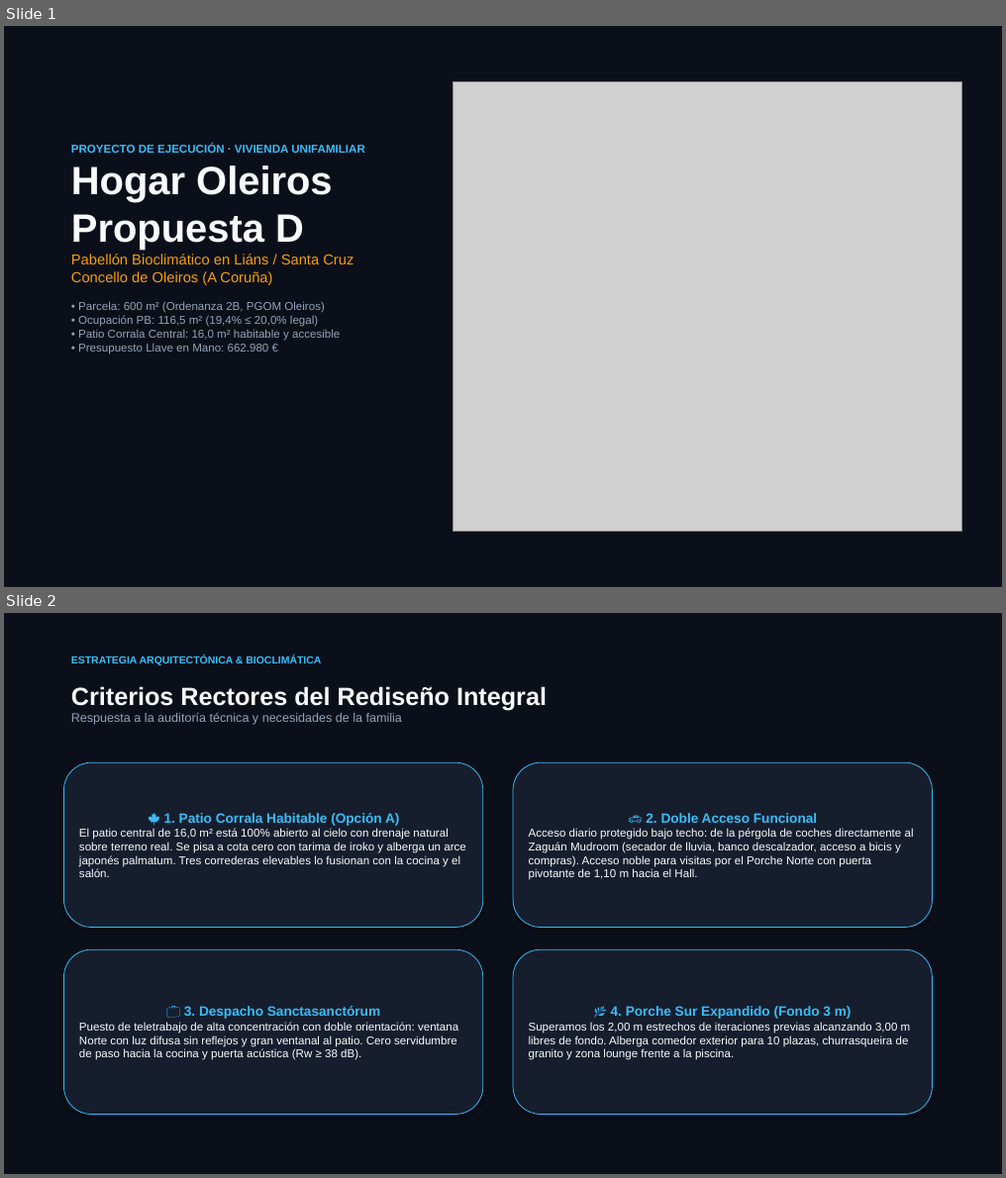
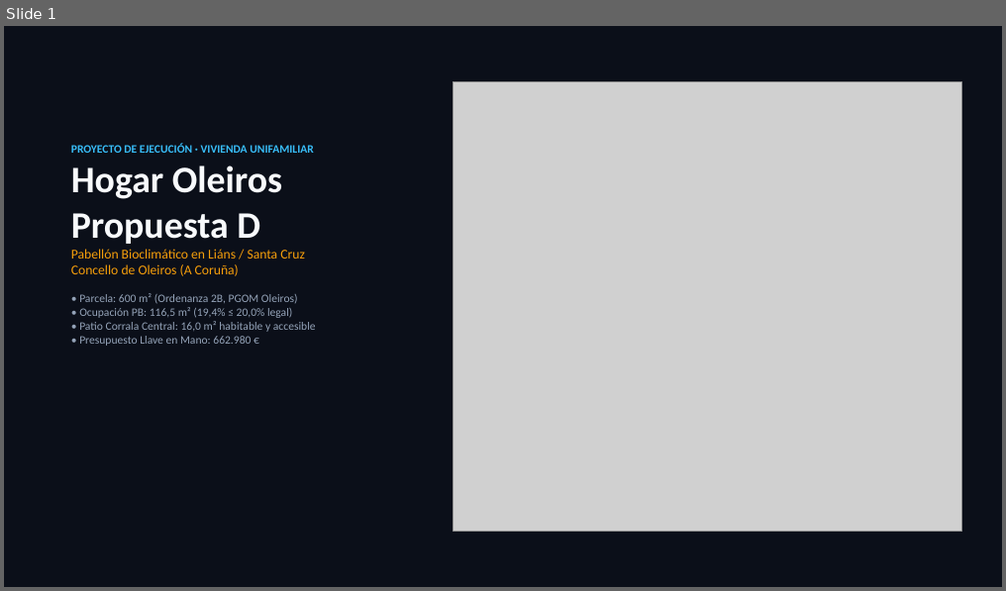
Before and after one commit to landslore/oleiros, a slide deck: propuestas/Presentacion_Hogar_Oleiros_Propuesta_D.pptx. Shown one above the other, each under a label of ours: slides 1 and 2 before the commit, slide 1 after it. The pictures are 1006x1178 and 1006x591 pixels, drawn with LibreOffice and Linux fonts; fonts in the diff are those of the drawing; grey boxes stand for pictures. Boxes give left, top, right and bottom in pixels: in the first picture for what was removed or moved away, otherwise in the second. Text is boxed around its words. In the diff, an @@ line names an element or a change of style, - is before the commit and + after.

Commit message:
feat(propuesta-d): corrigue render salon eliminando segundo patio falso y finaliza deck PPTX y dossier HTML interactivo

```diff
--- a/propuestas/Presentacion_Hogar_Oleiros_Propuesta_D.pptx
+++ b/propuestas/Presentacion_Hogar_Oleiros_Propuesta_D.pptx
@@ slide 2 removed at (4, 613, 1002, 1174), background #0B0F19 @@
@@ text removed at (71, 656, 321, 665) @@
-ESTRATEGIA ARQUITECTÓNICA & BIOCLIMÁTICA
@@ text removed at (71, 686, 547, 725) @@
-Criterios Rectores del Rediseño Integral
-Respuesta a la auditoría técnica y necesidades de la familia
@@ rounded rectangle removed at (63, 762, 483, 928) @@
-🍁 1. Patio Corrala Habitable (Opción A)
-El patio central de 16,0 m² está 100% abierto al cielo con drenaje natural sobre terreno real. Se pisa a cota cero con tarima de iroko y alberga un arce japonés palmatum. Tres correderas elevables lo fusionan con la cocina y el salón.
@@ rounded rectangle removed at (513, 762, 933, 928) @@
-🚗 2. Doble Acceso Funcional
-Acceso diario protegido bajo techo: de la pérgola de coches directamente al Zaguán Mudroom (secador de lluvia, banco descalzador, acceso a bicis y compras). Acceso noble para visitas por el Porche Norte con puerta pivotante de 1,10 m hacia el Hall.
@@ rounded rectangle removed at (63, 950, 483, 1115) @@
-💼 3. Despacho Sanctasanctórum
-Puesto de teletrabajo de alta concentración con doble orientación: ventana Norte con luz difusa sin reflejos y gran ventanal al patio. Cero servidumbre de paso hacia la cocina y puerta acústica (Rw ≥ 38 dB).
@@ rounded rectangle removed at (513, 950, 933, 1115) @@
-🌿 4. Porche Sur Expandido (Fondo 3 m)
-Superamos los 2,00 m estrechos de iteraciones previas alcanzando 3,00 m libres de fondo. Alberga comedor exterior para 10 plazas, churrasqueira de granito y zona lounge frente a la piscina.
@@ slide 1 changed as well @@
@@ text "PROYECTO DE EJECUCIÓN · VIVIENDA ..." at (71, 144, 316, 346): font Arial to Calibri; size 38 to 36 pt in "Hogar Oleiros Propuesta D"; size 14 to 13 pt in "Pabellón Bioclimático en Liáns / Santa Cruz ..." @@
```
Also in this commit, not shown: 5 other slides changed, 8 slides added, 1 other slide removed, 10 other files.
